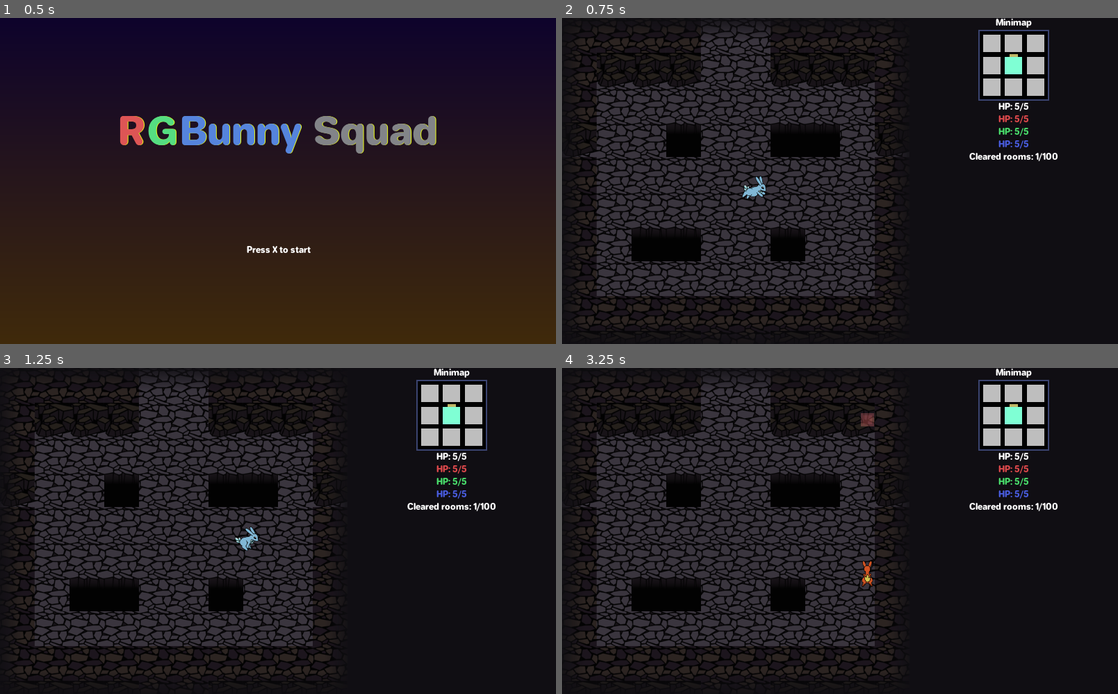
Above: before the commit, frames 1-4 (two rows, left to right).
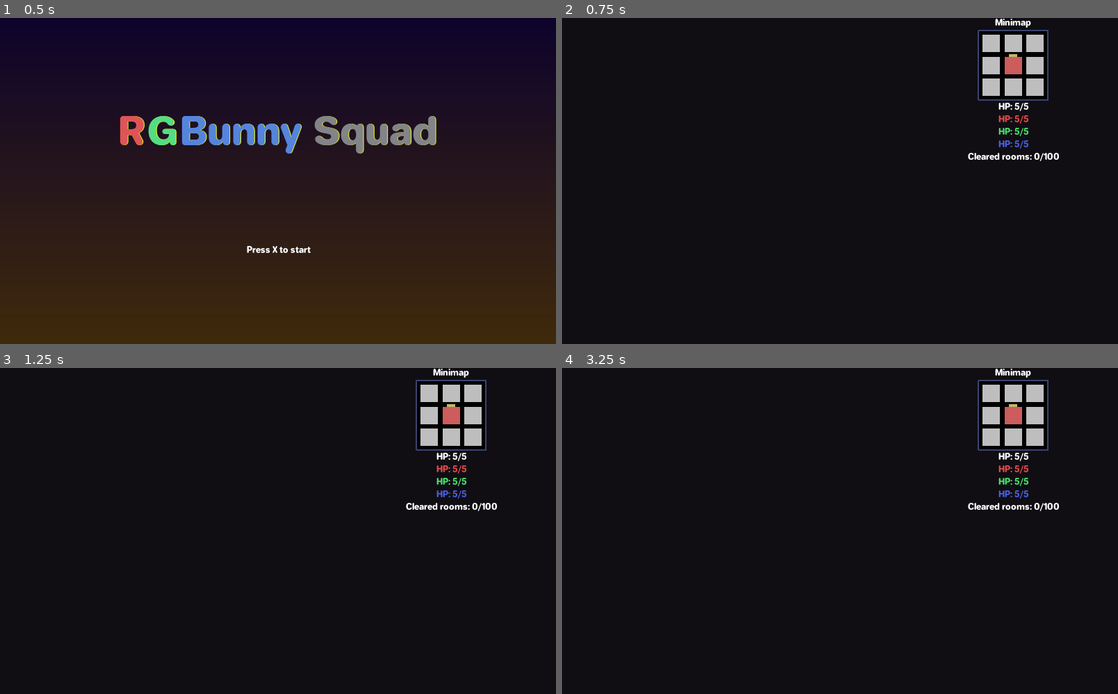
Above: after the commit, the same moments.

Repository: mewore/rgb-squad
Game: Godot game, scene res://ui/MainMenu.tscn
Same seed, same stepped clock (60 frames per second), same inputs: the game is played once before the commit and once after it.
Inputs:
- Up to frame 1 (0.5 s): no input
- Up to frame 2 (0.75 s): tap X at 0.5 s; hold Right (move_right) from 0.53 s (still down); hold D (set_blue) from 0.53 s (still down)
- Up to frame 3 (1.25 s): keep holding Right (move_right); keep holding D (set_blue)
- Up to frame 4 (3.25 s): release Right (move_right) at 1.28 s; release D (set_blue) at 1.28 s; hold Down (move_down) 1.28-2.03 s; tap S (set_green) at 1.35 s; hold Right (move_right) 2.03-2.78 s; hold A (set_red) 2.03-2.78 s; hold Up (move_up) from 2.78 s (still down); tap Z (shoot) at 2.85 s

Frame 1 is identical in both runs. In frame 2, 23% of the frame differs, in the area x 2-90%, y 0-95%; in frame 3, 23%; in frame 4, 23%.
Error after the commit: Parse Error: The class "Room" shadows a native class. (res://environment/rooms/Room.gd:3)

Commit message:
Fade in/out when moving between rooms

Diff:
--- a/Game.gd
+++ b/Game.gd
@@ -5,11 +5,20 @@
 
 onready var GAMEPLAY_CONTAINER: Node2D = $Gameplay
 
+var leave_direction: Vector2
+
 func _ready() -> void:
-    var room: PackedScene = load(Global.dungeon_layout.current_room.scene_path)
-    GAMEPLAY_CONTAINER.add_child(room.instance())
+    var room_scene: PackedScene = load(Global.dungeon_layout.current_room.scene_path)
+    var room: Room = room_scene.instance()
+    GAMEPLAY_CONTAINER.add_child(room)
     LOG.check_error_code(Global.connect("player_damaged", self, "_on_player_damaged"),
         "Attaching the Global 'player_damaged' to '_on_player_damaged'")
+    LOG.check_error_code(room.connect("player_left", self, "_on_player_left"))
+    ANIMATION_PLAYER.play("fade_in")
+
+func _on_player_left(direction: Vector2) -> void:
+    leave_direction = direction
+    ANIMATION_PLAYER.play("fade_out")
 
 func _on_player_damaged(_old_hp: int, _new_hp: int) -> void:
     ANIMATION_PLAYER.play("player_hurt")
@@ -19,3 +28,6 @@
 
 func unfreeze() -> void:
     Global.frozen = false
+
+func leave_room() -> void:
+    Global.go_to_room(leave_direction)
--- a/Game.tscn
+++ b/Game.tscn
@@ -65,6 +65,69 @@
 "values": [ false ]
 }
 
+[sub_resource type="Animation" id=5]
+resource_name = "fade_in"
+length = 0.5
+tracks/0/type = "value"
+tracks/0/path = NodePath("GameOverlay:modulate")
+tracks/0/interp = 2
+tracks/0/loop_wrap = true
+tracks/0/imported = false
+tracks/0/enabled = true
+tracks/0/keys = {
+"times": PoolRealArray( 0, 0.5 ),
+"transitions": PoolRealArray( 1, 0.297302 ),
+"update": 0,
+"values": [ Color( 1, 1, 1, 1 ), Color( 1, 1, 1, 0 ) ]
+}
+tracks/1/type = "method"
+tracks/1/path = NodePath(".")
+tracks/1/interp = 1
+tracks/1/loop_wrap = true
+tracks/1/imported = false
+tracks/1/enabled = true
+tracks/1/keys = {
+"times": PoolRealArray( 0 ),
+"transitions": PoolRealArray( 1 ),
+"values": [ {
+"args": [  ],
+"method": "unfreeze"
+} ]
+}
+
+[sub_resource type="Animation" id=4]
+resource_name = "fade_out"
+length = 0.5
+tracks/0/type = "value"
+tracks/0/path = NodePath("GameOverlay:modulate")
+tracks/0/interp = 2
+tracks/0/loop_wrap = true
+tracks/0/imported = false
+tracks/0/enabled = true
+tracks/0/keys = {
+"times": PoolRealArray( 0, 0.5 ),
+"transitions": PoolRealArray( 1, 0.297302 ),
+"update": 0,
+"values": [ Color( 1, 1, 1, 0 ), Color( 1, 1, 1, 1 ) ]
+}
+tracks/1/type = "method"
+tracks/1/path = NodePath(".")
+tracks/1/interp = 1
+tracks/1/loop_wrap = true
+tracks/1/imported = false
+tracks/1/enabled = true
+tracks/1/keys = {
+"times": PoolRealArray( 0, 0.5 ),
+"transitions": PoolRealArray( 1, 1 ),
+"values": [ {
+"args": [  ],
+"method": "freeze"
+}, {
+"args": [  ],
+"method": "leave_room"
+} ]
+}
+
 [sub_resource type="Animation" id=1]
 resource_name = "player_hurt"
 length = 0.2
@@ -109,9 +172,12 @@
 "bullet_container",
 ]]
 
-[node name="SortContainer" type="YSort" parent="Gameplay"]
-
 [node name="Border" parent="." instance=ExtResource( 5 )]
+
+[node name="GameOverlay" type="Polygon2D" parent="."]
+modulate = Color( 1, 1, 1, 0.4 )
+color = Color( 0.0627451, 0.054902, 0.0745098, 1 )
+polygon = PoolVector2Array( 0, 0, 1024, 0, 1024, 600, 0, 600 )
 
 [node name="Hud" type="CanvasLayer" parent="."]
 pause_mode = 2
@@ -270,4 +336,6 @@
 "explicitly_pausable",
 ]]
 pause_mode = 2
+anims/fade_in = SubResource( 5 )
+anims/fade_out = SubResource( 4 )
 anims/player_hurt = SubResource( 1 )
--- a/entities/player/Player.gd
+++ b/entities/player/Player.gd
@@ -36,6 +36,8 @@
 
 onready var HURTBOX: Area2D = $Hurtbox
 onready var INITIAL_PHYSICS_LAYER: int = HURTBOX.collision_layer
+
+var is_active: bool = false
 
 func _ready() -> void:
     update_colour()
--- a/entities/player/states/EnteringRoom.gd
+++ b/entities/player/states/EnteringRoom.gd
@@ -7,6 +7,7 @@
 onready var MOVING_TIMER: Timer = $MovingTime
 
 func enter() -> void:
+    player.is_active = false
     player.moving = true
     var entering_vector: Vector2 = Vector2.RIGHT.rotated(player.shooting_angle)
     target_position = player.position
--- a/entities/player/states/Moving.gd
+++ b/entities/player/states/Moving.gd
@@ -4,6 +4,9 @@
 export(float) var FULL_ACCELERATION_TIME: float = 0.06
 var ACCELERATION: float = MAX_SPEED / FULL_ACCELERATION_TIME
 var motion: Vector2 = Vector2.ZERO
+
+func enter() -> void:
+    player.is_active = true
 
 func physics_process(delta: float) -> void:
     var input_x: int = (1 if Input.is_action_pressed("move_right") else 0) - (1 if Input.is_action_pressed("move_left") else 0)
--- a/entities/player/states/Waiting.gd
+++ b/entities/player/states/Waiting.gd
@@ -7,6 +7,7 @@
 onready var IDLE_TIMER: Timer = $IdleTime
 
 func enter() -> void:
+    player.is_active = false
     player.moving = false
     IDLE_TIMER.start()
     yield(IDLE_TIMER, "timeout")
--- a/environment/rooms/Room.gd
+++ b/environment/rooms/Room.gd
@@ -1,4 +1,8 @@
 extends Node2D
+
+class_name Room
+
+signal player_left(direction)
 
 var LOG: Log = LogManager.get_log(self)
 
@@ -9,7 +13,7 @@
 onready var DOOR_CELLS: PoolVector2Array = PoolVector2Array(
     COMMON_MAP.get_used_cells_by_id(COMMON_MAP.tile_set.find_tile_by_name("door")))
 
-onready var PLAYER: Node2D = $YSort/Player
+onready var PLAYER: Player = $YSort/Player
 onready var MIN_PLAYER_POS: Vector2 = to_global($PlayerMin.position)
 onready var MAX_PLAYER_POS: Vector2 = to_global($PlayerMax.position)
 
@@ -77,16 +81,16 @@
         Global.clear_room()
 
 func _process(_delta: float) -> void:
-    if is_open:
+    if is_open and PLAYER.is_active:
         var player_pos: Vector2 = PLAYER.to_global(Vector2.ZERO)
         if player_pos.x < MIN_PLAYER_POS.x:
-            Global.go_to_room(Vector2.LEFT)
+            emit_signal("player_left", Vector2.LEFT)
         elif player_pos.y < MIN_PLAYER_POS.y:
-            Global.go_to_room(Vector2.UP)
+            emit_signal("player_left", Vector2.UP)
         elif player_pos.x > MAX_PLAYER_POS.x:
-            Global.go_to_room(Vector2.RIGHT)
+            emit_signal("player_left", Vector2.RIGHT)
         elif player_pos.y > MAX_PLAYER_POS.y:
-            Global.go_to_room(Vector2.DOWN)
+            emit_signal("player_left", Vector2.DOWN)
 
 func _on_enemy_dead() -> void:
     enemies_left -= 1
--- a/project.godot
+++ b/project.godot
@@ -48,6 +48,11 @@
 "class": "PlayerState",
 "language": "GDScript",
 "path": "res://entities/player/PlayerState.gd"
+}, {
+"base": "Node2D",
+"class": "Room",
+"language": "GDScript",
+"path": "res://environment/rooms/Room.gd"
 }, {
 "base": "Reference",
 "class": "RoomNode",
@@ -78,6 +83,7 @@
 "MinimapRoom": "",
 "Player": "",
 "PlayerState": "",
+"Room": "",
 "RoomNode": "",
 "State": "",
 "StateMachine": "",
Not shown: 1 places in Game.tscn that only renumber resources
Not shown, changed: README.md
